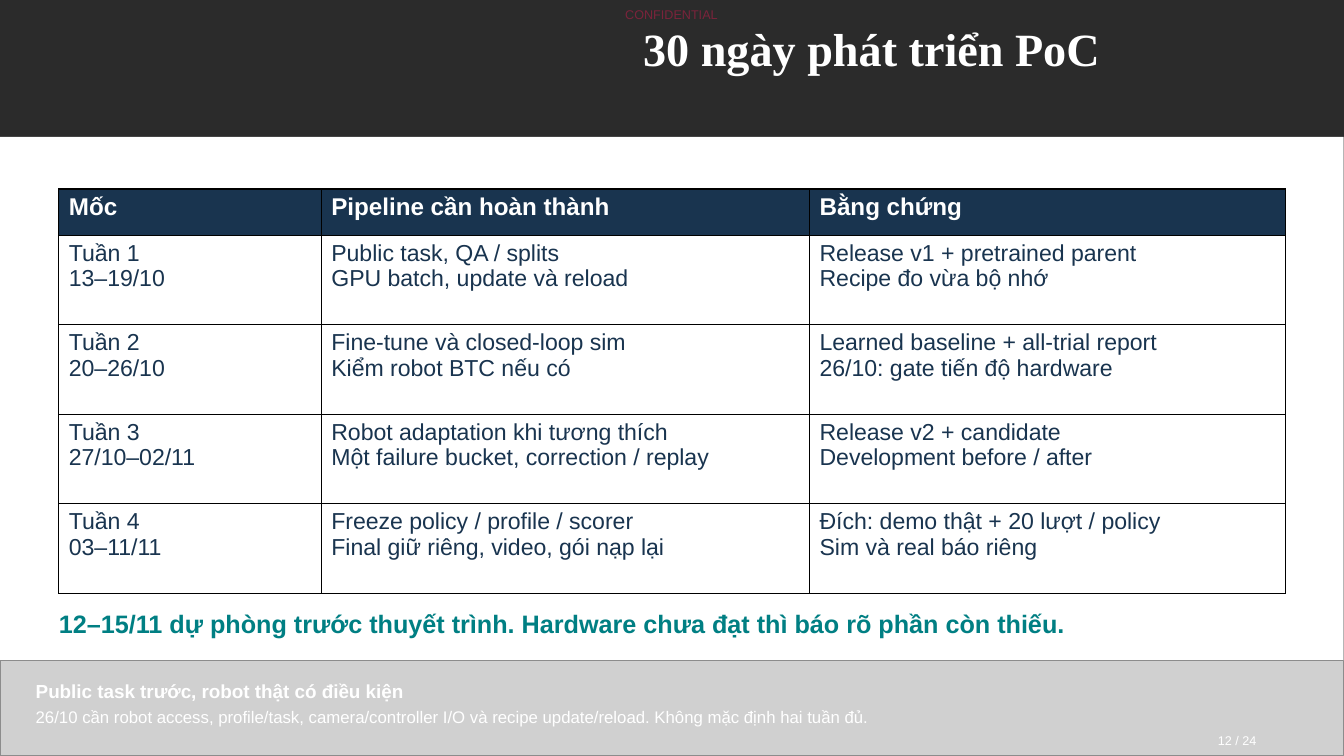
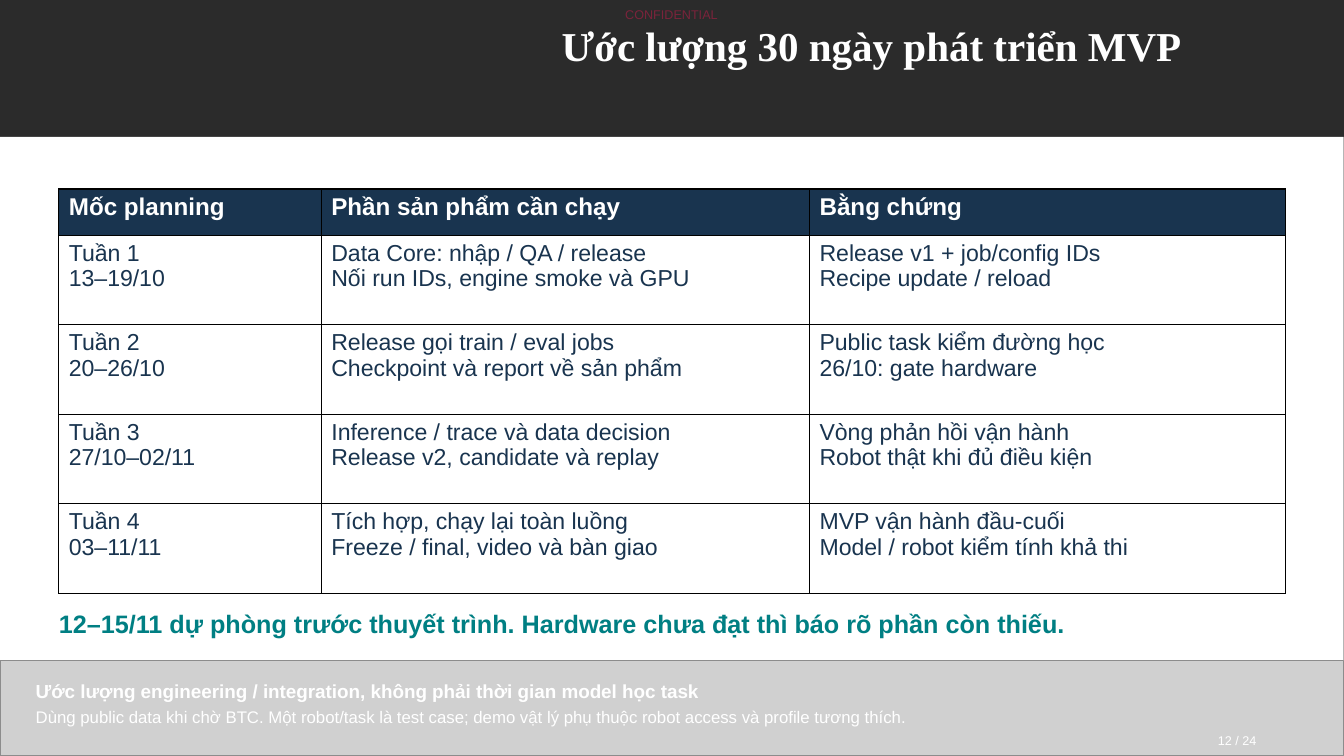
Before and after one commit to hiwe0305/denso-challenge, a slide deck: slide 12 of deliverables/DENSO-Humanoid-Data-Flywheel-2026.pptx. Drawn at 1344x756 pixels with LibreOffice and Linux fonts; fonts in the diff are those of the drawing; grey boxes stand for pictures; background and template pictures are left out; a plain dark background stands for a picture behind light text. Boxes give left, top, right and bottom in pixels: in the first picture for what was removed or moved away, otherwise in the second. Text is boxed around its words. In the diff, an @@ line names an element or a change of style, - is before the commit and + after.

Commit message:
Frame 30 days as product MVP development estimate

```diff
--- a/deliverables/DENSO-Humanoid-Data-Flywheel-2026.pptx
+++ b/deliverables/DENSO-Humanoid-Data-Flywheel-2026.pptx
@@ title at (562, 31, 1181, 69): text changed; size 33 to 29.2 pt @@
-30 ngày phát triển PoC
+Ước lượng 30 ngày phát triển MVP
@@ table at (58, 190, 1285, 594) @@
-row 1, column 1: Mốc
+row 1, column 1: Mốc planning
-row 1, column 2: Pipeline cần hoàn thành
+row 1, column 2: Phần sản phẩm cần chạy
-row 2, column 2: Public task, QA / splits / GPU batch, update và reload
+row 2, column 2: Data Core: nhập / QA / release / Nối run IDs, engine smoke và GPU
-row 2, column 3: Release v1 + pretrained parent / Recipe đo vừa bộ nhớ
+row 2, column 3: Release v1 + job/config IDs / Recipe update / reload
-row 3, column 2: Fine-tune và closed-loop sim / Kiểm robot BTC nếu có
+row 3, column 2: Release gọi train / eval jobs / Checkpoint và report về sản phẩm
-row 3, column 3: Learned baseline + all-trial report / 26/10: gate tiến độ hardware
+row 3, column 3: Public task kiểm đường học / 26/10: gate hardware
-row 4, column 2: Robot adaptation khi tương thích / Một failure bucket, correction / replay
+row 4, column 2: Inference / trace và data decision / Release v2, candidate và replay
-row 4, column 3: Release v2 + candidate / Development before / after
+row 4, column 3: Vòng phản hồi vận hành / Robot thật khi đủ điều kiện
-row 5, column 2: Freeze policy / profile / scorer / Final giữ riêng, video, gói nạp lại
+row 5, column 2: Tích hợp, chạy lại toàn luồng / Freeze / final, video và bàn giao
-row 5, column 3: Đích: demo thật + 20 lượt / policy / Sim và real báo riêng
+row 5, column 3: MVP vận hành đầu-cuối / Model / robot kiểm tính khả thi
@@ text at (36, 684, 699, 702): text changed @@
-Public task trước, robot thật có điều kiện
+Ước lượng engineering / integration, không phải thời gian model học task
@@ text at (36, 711, 906, 726): text changed @@
-26/10 cần robot access, profile/task, camera/controller I/O và recipe update/reload. Không mặc định hai tuần đủ.
+Dùng public data khi chờ BTC. Một robot/task là test case; demo vật lý phụ thuộc robot access và profile tương thích.
```
Also in this commit, not shown: 5 other slides changed, 18 other files.
